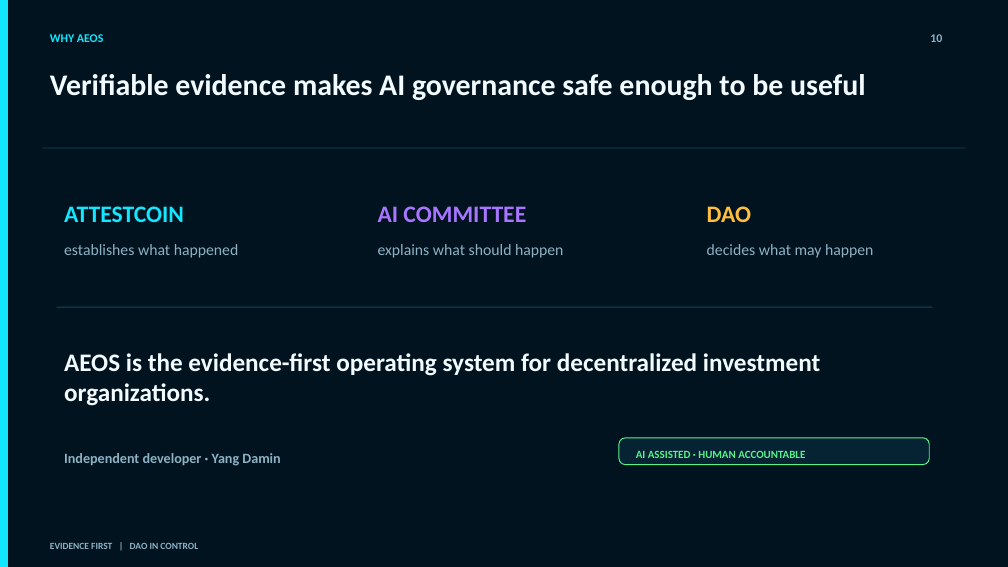
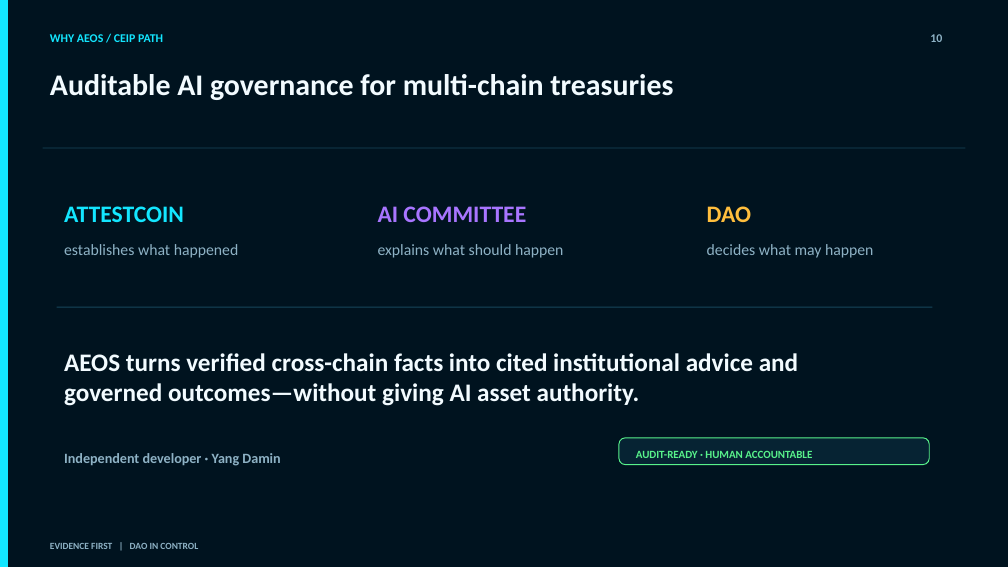
Before and after one commit to vivayang911/AEOS, a slide deck: slide 10 of docs/submission/aeos-buidl-ctc-2026-fall.pptx. Drawn at 1008x567 pixels with LibreOffice and Linux fonts; fonts in the diff are those of the drawing. Boxes give left, top, right and bottom in pixels: in the first picture for what was removed or moved away, otherwise in the second. Text is boxed around its words. In the diff, an @@ line names an element or a change of style, - is before the commit and + after.

```diff
--- a/docs/submission/aeos-buidl-ctc-2026-fall.pptx
+++ b/docs/submission/aeos-buidl-ctc-2026-fall.pptx
@@ text at [50,34,163,42]: text changed @@
-WHY AEOS
+WHY AEOS / CEIP PATH
@@ text at [50,74,673,100]: text changed @@
-Verifiable evidence makes AI governance safe enough to be useful
+Auditable AI governance for multi-chain treasuries
@@ text at [64,353,798,406]: text changed @@
-AEOS is the evidence-first operating system for decentralized investment organizations.
+AEOS turns verified cross-chain facts into cited institutional advice and governed outcomes—without giving AI asset authority.
@@ text at [636,451,812,458]: text changed @@
-AI ASSISTED · HUMAN ACCOUNTABLE
+AUDIT-READY · HUMAN ACCOUNTABLE
```
Also in this commit, not shown: 3 other slides changed, 9 other files.
